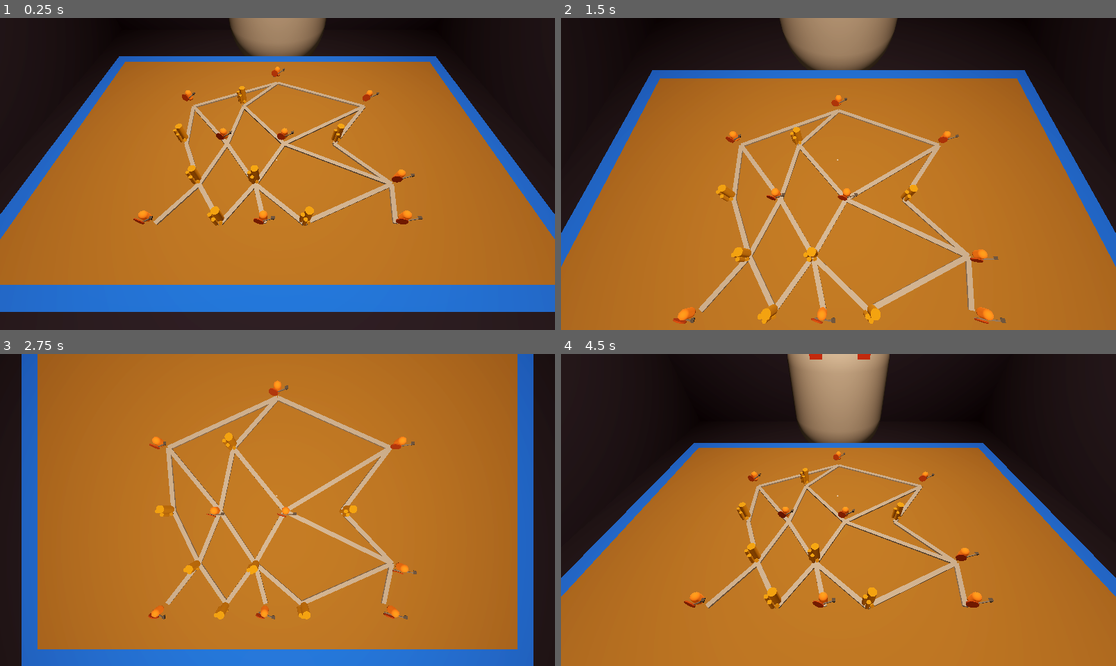
Above: before the commit, frames 1-4 (two rows, left to right).
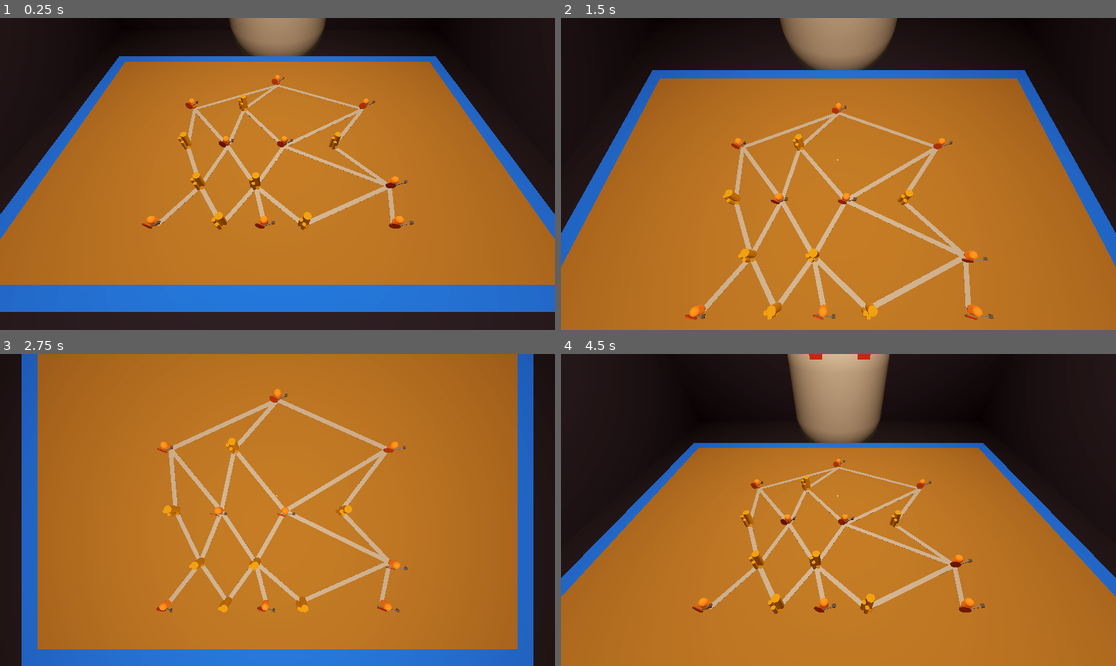
Above: after the commit, the same moments.

Repository: Bryan-Wang-105/card_game
Game: Godot game, scene res://world.tscn
Two runs of this game, one before a commit and one after it. Both use one fixed random seed, a clock stepped at 60 frames per second and the inputs below.
Inputs (mouse positions are in pixels of both pictures, inside the frame that each line leads up to):
- Up to frame 1 (0.25 s): no input
- Up to frame 2 (1.5 s): tap Enter at 0.5 s; move the mouse to (960, 158) at 0.52 s; tap S (s) at 0.6 s; tap W (w) at 0.8, 1.35 s; move the mouse to (727, 189) at 1.27 s
- Up to frame 3 (2.75 s): tap S (s) at 1.55 s; tap Space at 2 s; move the mouse to (333, 441) at 2.02 s; click (333, 441) at 2.1 s; tap W (w) at 2.3 s
- Up to frame 4 (4.5 s): move the mouse to (810, 572) at 2.77 s; right-click (810, 572) at 2.85 s; tap S (s) at 3.05, 3.6 s; move the mouse to (1005, 556) at 3.52 s; tap W (w) at 3.8 s; tap Enter at 4.25 s; move the mouse to (672, 463) at 4.27 s; tap Mouse wheel down (scroll_down) at 4.35 s

The runs differ from the first frame. In frame 1, 4.2% of the frame differs, in the area x 24-77%, y 15-68%; in frame 2, 4.3%, in the area x 20-81%, y 24-98%; in frame 3, 3.7%; in frame 4, 4.3%.

Commit message:
Made lines and event meshes closer to table

Diff:
--- a/MapManager.gd
+++ b/MapManager.gd
@@ -67,7 +67,7 @@
 
 			# Set the position of the new instance to the position of the specified node
 			scene_instance.position = node_pos.position
-			scene_instance.position.y = node_pos.position.y + .15
+			scene_instance.position.y = node_pos.position.y + .08
 			if len(horizontal_offset) > 1:
 				scene_instance.position.x = node_pos.position.x + horizontal_offset[node_index]
 
@@ -208,14 +208,12 @@
 
 	# Calculate the midpoint
 	var midpoint = (pos_a + pos_b) / 2
-	midpoint.y -= .6
-
+	midpoint.y = .021
 	print(midpoint)
 
 	# Create the BoxMesh
 	var box_mesh = BoxMesh.new()
 	box_mesh.size = Vector3(0.025, 0.01, distance)  # Set the dimensions, z is the distance
-	#box_mesh.size = Vector3(0.01, 0.01, .01)  # Set the dimensions, z is the distance
 
 	# Create a MeshInstance3D to hold the mesh
 	var mesh_instance = MeshInstance3D.new()
